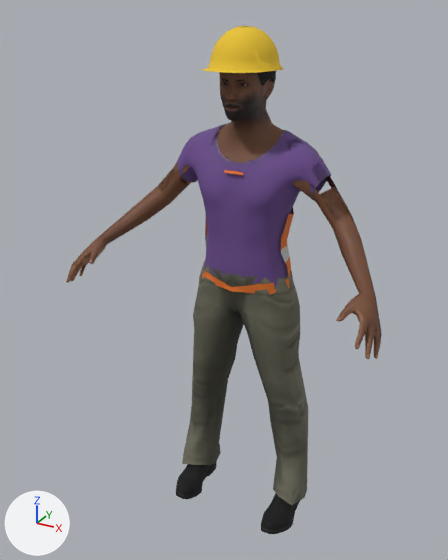
Two versions of the glTF model godot-chennai/assets/people/construction_worker.glb, one commit apart.
Camera for both pictures: a 50 mm camera at (0.939, -1.911, 1.881) aimed at (-0.045, -0.122, 0.986). Every picture has the same lights, and +X, +Y and +Z are marked at lower left. The picture after the commit comes second. Vertices at exactly the same position are counted once.

Names of what the first picture shows: 'Body', 'Body_LOD1'.
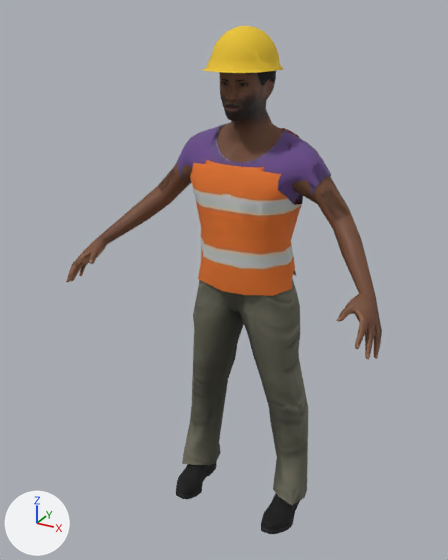
Changed parts and their boxes (x1, y1, x2, y2) in the pictures (448 x 560 px; the box of a moved part takes in the faces that stretch with it):
'Body_LOD1', reshaped: before (67, 27, 381, 534); after (67, 27, 382, 534)
part 1 of me_body, rebuilt: before (202, 208, 294, 294); after (190, 128, 303, 296)
part 2 of me_body, moved or reshaped (mostly hidden afterwards): before (191, 26, 326, 467); after (184, 109, 299, 467)
part 3 of me_body_lod1, rebuilt: before (202, 214, 294, 294); after (191, 128, 302, 295)
part 4 of me_body_lod1, moved or reshaped: before (68, 42, 381, 358); after (69, 73, 382, 357)

The change, as a diff of the scene's bpy script:
```diff
--- a/godot-chennai/assets/people/construction_worker.glb.py
+++ b/godot-chennai/assets/people/construction_worker.glb.py
@@ me_body @@
 # used by ob_body; location = (0.0, 0.0, 0.0)
-me_body.from_pydata(...)  # 5401 vertices, 9653 faces; spans x -0.58..0.58, y -0.4..0.11, z -0.03..1.83
+me_body.from_pydata(...)  # 5385 vertices, 9653 faces; spans x -0.58..0.58, y -0.4..0.12, z -0.03..1.83
+# me_body part 1: the loose piece of 72 vertices spanning x -0.18..0.18, y -0.15..0.1, z 0.97..1.25 is rebuilt with 173 vertices and now spans x -0.19..0.19, y -0.18..0.12, z 0.96..1.5
+# me_body part 2: 22 vertices moved within x -0.08..0.14, y -0.15..0.04, z 1.15..1.71; 100 vertices removed from x -0.22..0.22, y -0.15..0.1, z 0.38..1.83; 55 vertices added at x -0.24..0.24, y -0.13..0.09, z 0.37..1.69
+# other edits to the shape of me_body do not show in these pictures
 me_body.materials.append(mat_skin)
@@ me_body_lod1 @@
 # used by ob_body_lod1; location = (0.0, 0.0, 0.0)
-me_body_lod1.from_pydata(...)  # 2066 vertices, 3342 faces; spans x -0.58..0.58, y -0.39..0.11, z -0.03..1.83
+me_body_lod1.from_pydata(...)  # 2051 vertices, 3340 faces; spans x -0.58..0.58, y -0.4..0.12, z -0.03..1.83
+# me_body_lod1 part 3: the loose piece of 38 vertices spanning x -0.18..0.18, y -0.15..0.1, z 0.96..1.25 is rebuilt with 82 vertices and now spans x -0.19..0.19, y -0.18..0.12, z 0.96..1.5
+# me_body_lod1 part 4: 24 vertices moved from x -0.54..0.57, y -0.39..0.02, z 0.99..1.69 to x -0.54..0.57, y -0.39..0.02, z 1.0..1.69; 137 vertices removed from x -0.57..0.56, y -0.39..0.09, z 0.78..1.83; 98 vertices added at x -0.56..0.57, y -0.4..0.09, z 0.83..1.77
+# other edits to the shape of me_body_lod1 do not show in these pictures
 me_body_lod1.materials.append(mat_skin)
```
